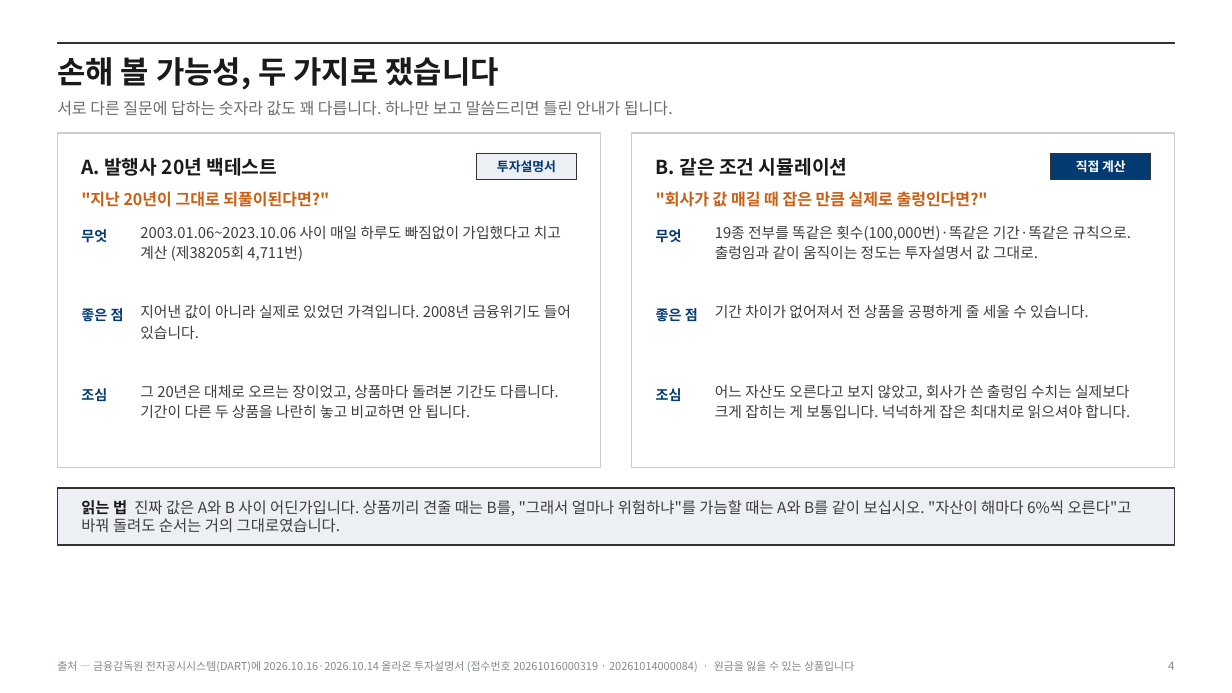
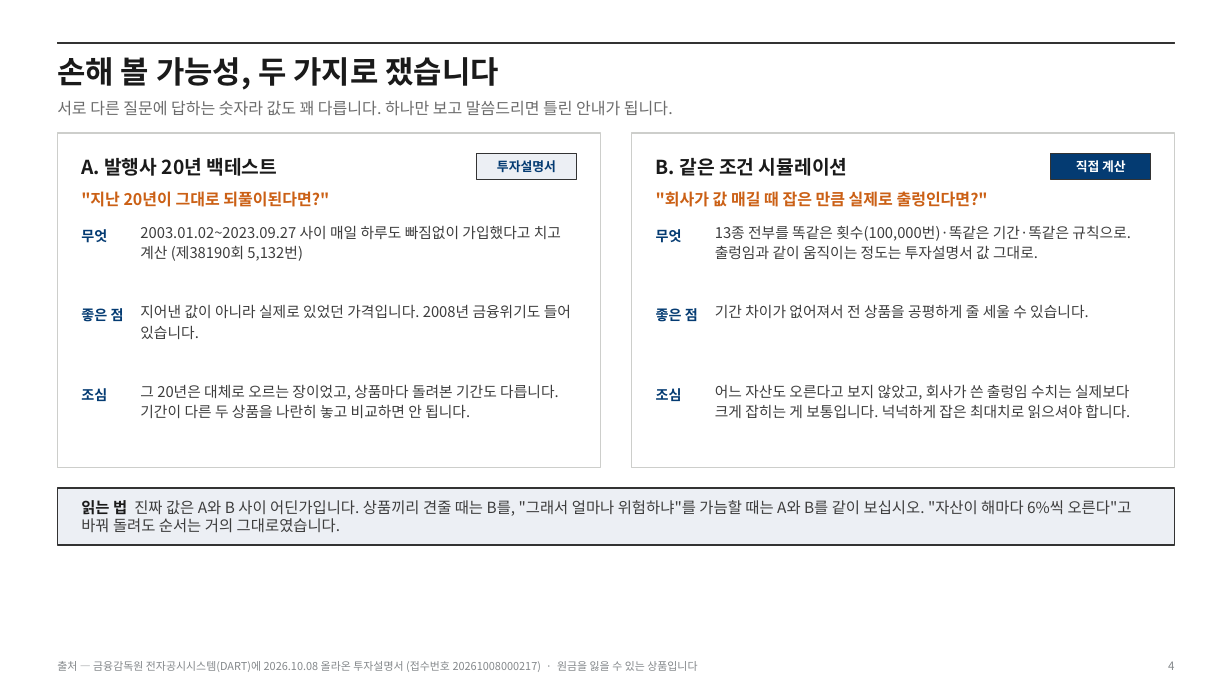
Before and after one commit to hanaroline/work_1, a slide deck: slide 4 of els-analysis-deck.pptx. Drawn at 1232x693 pixels with LibreOffice and Linux fonts; fonts in the diff are those of the drawing. Boxes give left, top, right and bottom in pixels: in the first picture for what was removed or moved away, otherwise in the second. Text is boxed around its words. In the diff, an @@ line names an element or a change of style, - is before the commit and + after.

```diff
--- a/els-analysis-deck.pptx
+++ b/els-analysis-deck.pptx
@@ text at <box>140,225,561,261</box>: text changed @@
-2003.01.06~2023.10.06 사이 매일 하루도 빠짐없이 가입했다고 치고 계산 (제38205회 4,711번)
+2003.01.02~2023.09.27 사이 매일 하루도 빠짐없이 가입했다고 치고 계산 (제38190회 5,132번)
@@ text at <box>715,225,1131,259</box>: text changed @@
-19종 전부를 똑같은 횟수(100,000번)·똑같은 기간·똑같은 규칙으로. 출렁임과 같이 움직이는 정도는 투자설명서 값 그대로.
+13종 전부를 똑같은 횟수(100,000번)·똑같은 기간·똑같은 규칙으로. 출렁임과 같이 움직이는 정도는 투자설명서 값 그대로.
@@ text at <box>57,661,697,672</box>: text changed @@
-출처 — 금융감독원 전자공시시스템(DART)에 2026.10.16·2026.10.14 올라온 투자설명서 (접수번호 20261016000319 · 20261014000084) · 원금을 잃을 수 있는 상품입니다
+출처 — 금융감독원 전자공시시스템(DART)에 2026.10.08 올라온 투자설명서 (접수번호 20261008000217) · 원금을 잃을 수 있는 상품입니다
```
Also in this commit, not shown: 15 other slides changed, 23 other files.
